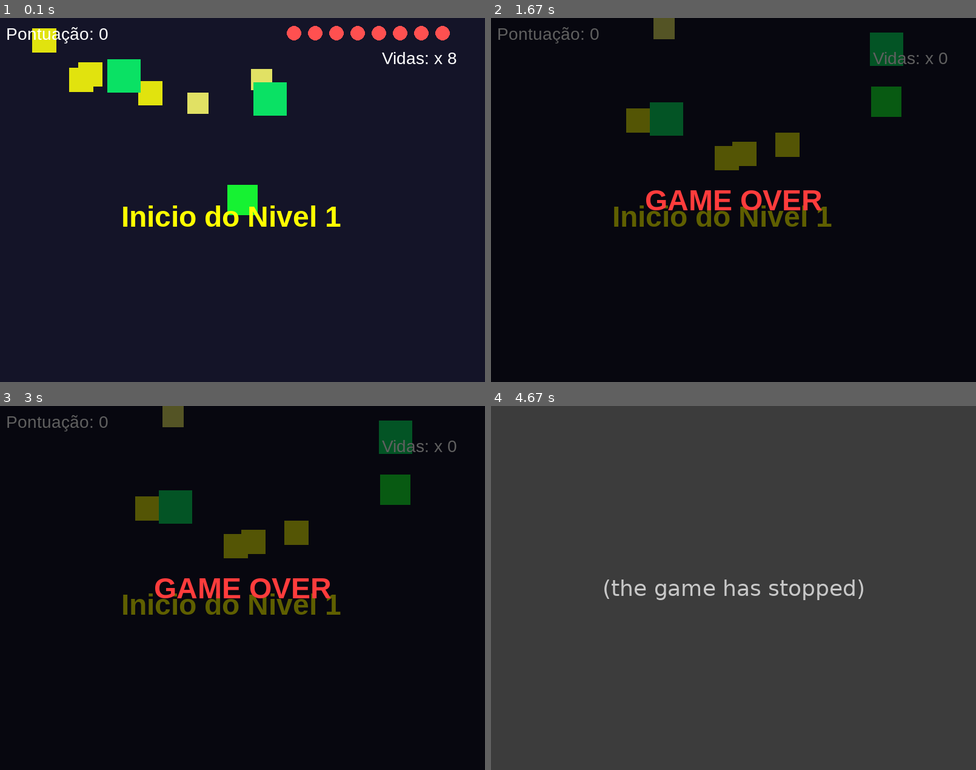
Above: before the commit, frames 1-4 (two rows, left to right).
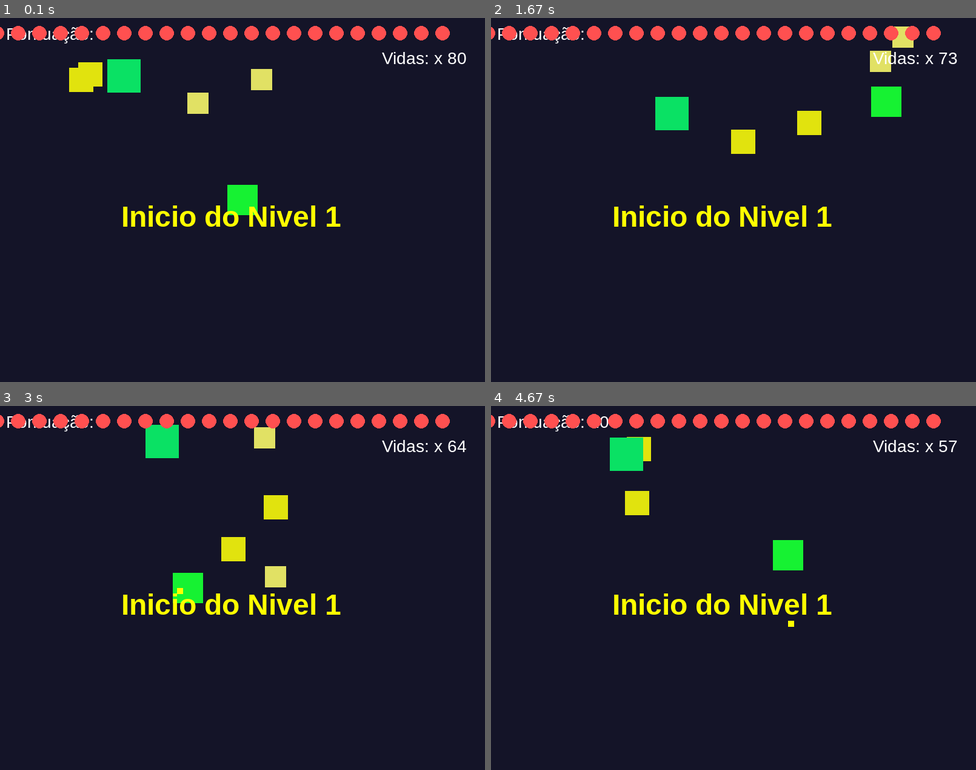
Above: after the commit, the same moments.

Repository: oBrittop/Novas-tecnologias-Python
Game: pygame game, started from pygame/05.py
The game is run twice, just before and just after one commit, with the same random seed, the same clock (stepped at 60 frames per second) and the same inputs.
Inputs:
- Up to frame 1 (0.1 s): no input
- Up to frame 2 (1.67 s): tap Space at 0.33 s; hold Right 0.67-1.13 s; hold Up 1.17-1.47 s
- Up to frame 3 (3 s): hold Left 2-2.53 s; hold Down 2.57-2.87 s; hold Left from 2.9 s (still down); tap Space at 2.97 s
- Up to frame 4 (4.67 s): tap Space at 3.27, 3.4, 3.8, 4.1, 4.47 s; release Left at 3.3 s; hold Up 3.33-3.7 s; hold Right 3.73-4.37 s; hold Down from 4.4 s (still down)

The runs differ from the first frame. In frame 1, 2.4% of the frame differs, in the area x 0-97%, y 2-27%; in frame 2, 100%; in frame 3, 100%; in frame 4, 100%, in the area x 0-100%, y 0-100%.
Before the commit the program exited at 4.52 s; later frames show no game.

Commit message:
feat: novo arquivo (desafio_revisao), atividade de manupulação e organização de dados em dicionarios

Diff:
--- /dev/null
+++ b/desafio_revisao/06.py
@@ -0,0 +1,148 @@
+notas_brutas = [
+    {"aluno": "Ana",
+     "materia": "Matematica",
+     "nota": 8.5},
+    {"aluno": "Carlos", "materia": "Fisica", "nota": 6.0},
+    {"aluno": "Beatriz", "materia": "Quimica", "nota": 9.0},
+    {"aluno": "Joao", "materia": "Historia", "nota": 7.5},
+    {"aluno": "Mariana", "materia": "Biologia", "nota": 8.0},
+    {"aluno": "Pedro", "materia": "Matematica", "nota": 5.5},
+    {"aluno": "Lucas", "materia": "Fisica", "nota": 7.0},
+    {"aluno": "Julia", "materia": "Quimica", "nota": 6.5},
+    {"aluno": "Rafael", "materia": "Historia", "nota": 9.5},
+    {"aluno": "Sofia", "materia": "Biologia", "nota": 10.0},
+    {"aluno": "Ana", "materia": "Fisica", "nota": 9.0},
+    {"aluno": "Carlos", "materia": "Matematica", "nota": 4.5},
+    {"aluno": "Beatriz", "materia": "Matematica", "nota": 7.0},
+    {"aluno": "Joao", "materia": "Quimica", "nota": 5.0},
+    {"aluno": "Mariana", "materia": "Historia", "nota": 8.5},
+    {"aluno": "Pedro", "materia": "Biologia", "nota": 6.0},
+    {"aluno": "Lucas", "materia": "Matematica", "nota": 8.0},
+    {"aluno": "Julia", "materia": "Fisica", "nota": 7.5},
+    {"aluno": "Rafael", "materia": "Quimica", "nota": 8.0},
+    {"aluno": "Sofia", "materia": "Historia", "nota": 9.0},
+    {"aluno": "Ana", "materia": "Matematica", "nota": 7.5},
+    {"aluno": "Carlos", "materia": "Fisica", "nota": 3.0},
+    {"aluno": "Beatriz", "materia": "Fisica", "nota": 8.0},
+    {"aluno": "Joao", "materia": "Matematica", "nota": 6.5},
+    {"aluno": "Mariana", "materia": "Quimica", "nota": 9.5},
+    {"aluno": "Pedro", "materia": "Historia", "nota": 4.0},
+    {"aluno": "Lucas", "materia": "Biologia", "nota": 7.0},
+    {"aluno": "Julia", "materia": "Matematica", "nota": 8.5},
+    {"aluno": "Rafael", "materia": "Fisica", "nota": 6.0},
+    {"aluno": "Sofia", "materia": "Quimica", "nota": 9.5},
+    {"aluno": "Ana", "materia": "Matematica", "nota": 4.0},
+    {"aluno": "Carlos", "materia": "Matematica", "nota": 5.0},
+    {"aluno": "Beatriz", "materia": "Historia", "nota": 7.5},
+    {"aluno": "Joao", "materia": "Biologia", "nota": 8.0},
+    {"aluno": "Mariana", "materia": "Matematica", "nota": 6.0},
+    {"aluno": "Pedro", "materia": "Fisica", "nota": 5.5},
+    {"aluno": "Lucas", "materia": "Quimica", "nota": 9.0},
+    {"aluno": "Julia", "materia": "Historia", "nota": 8.0},
+    {"aluno": "Rafael", "materia": "Biologia", "nota": 7.5},
+    {"aluno": "Sofia", "materia": "Matematica", "nota": 10.0},
+    {"aluno": "Ana", "materia": "Quimica", "nota": 8.0},
+    {"aluno": "Carlos", "materia": "Historia", "nota": 6.5},
+    {"aluno": "Beatriz", "materia": "Biologia", "nota": 9.5},
+    {"aluno": "Joao", "materia": "Fisica", "nota": 7.0},
+    {"aluno": "Mariana", "materia": "Matematica", "nota": 7.5},
+    {"aluno": "Pedro", "materia": "Quimica", "nota": 6.0},
+    {"aluno": "Lucas", "materia": "Historia", "nota": 8.5},
+    {"aluno": "Julia", "materia": "Biologia", "nota": 9.0},
+    {"aluno": "Rafael", "materia": "Matematica", "nota": 5.0},
+    {"aluno": "Sofia", "materia": "Fisica", "nota": 8.5},
+    {"aluno": "Ana", "materia": "Historia", "nota": 9.0},
+    {"aluno": "Carlos", "materia": "Biologia", "nota": 5.5},
+    {"aluno": "Beatriz", "materia": "Matematica", "nota": 8.5},
+    {"aluno": "Joao", "materia": "Quimica", "nota": 6.0},
+    {"aluno": "Mariana", "materia": "Fisica", "nota": 8.0},
+    {"aluno": "Pedro", "materia": "Historia", "nota": 7.0},
+    {"aluno": "Lucas", "materia": "Biologia", "nota": 7.5},
+    {"aluno": "Julia", "materia": "Matematica", "nota": 6.5},
+    {"aluno": "Rafael", "materia": "Quimica", "nota": 9.0},
+    {"aluno": "Sofia", "materia": "Historia", "nota": 10.0},
+    {"aluno": "Ana", "materia": "Biologia", "nota": 8.5},
+    {"aluno": "Carlos", "materia": "Quimica", "nota": 4.0},
+    {"aluno": "Beatriz", "materia": "Fisica", "nota": 7.0},
+    {"aluno": "Joao", "materia": "Historia", "nota": 8.5},
+    {"aluno": "Mariana", "materia": "Biologia", "nota": 9.0},
+    {"aluno": "Pedro", "materia": "Matematica", "nota": 6.5},
+    {"aluno": "Lucas", "materia": "Fisica", "nota": 8.0},
+    {"aluno": "Julia", "materia": "Quimica", "nota": 7.0},
+    {"aluno": "Rafael", "materia": "Historia", "nota": 6.0},
+    {"aluno": "Sofia", "materia": "Biologia", "nota": 9.5},
+    {"aluno": "Ana", "materia": "Matematica", "nota": 9.5},
+    {"aluno": "Carlos", "materia": "Fisica", "nota": 5.0},
+    {"aluno": "Beatriz", "materia": "Quimica", "nota": 8.0},
+    {"aluno": "Joao", "materia": "Matematica", "nota": 7.0},
+    {"aluno": "Mariana", "materia": "Historia", "nota": 8.5},
+    {"aluno": "Pedro", "materia": "Biologia", "nota": 5.0},
+    {"aluno": "Lucas", "materia": "Matematica", "nota": 9.0},
+    {"aluno": "Julia", "materia": "Fisica", "nota": 8.5},
+    {"aluno": "Rafael", "materia": "Quimica", "nota": 7.5},
+    {"aluno": "Sofia", "materia": "Historia", "nota": 9.0},
+    {"aluno": "Ana", "materia": "Fisica", "nota": 8.0},
+    {"aluno": "Carlos", "materia": "Matematica", "nota": 6.0},
+    {"aluno": "Beatriz", "materia": "Matematica", "nota": 9.0},
+    {"aluno": "Joao", "materia": "Quimica", "nota": 5.5},
+    {"aluno": "Mariana", "materia": "Fisica", "nota": 7.0},
+    {"aluno": "Pedro", "materia": "Historia", "nota": 6.5},
+    {"aluno": "Lucas", "materia": "Biologia", "nota": 8.0},
+    {"aluno": "Julia", "materia": "Matematica", "nota": 7.5},
+    {"aluno": "Rafael", "materia": "Fisica", "nota": 8.0},
+    {"aluno": "Sofia", "materia": "Quimica", "nota": 10.0},
+    {"aluno": "Ana", "materia": "Quimica", "nota": 9.0},
+    {"aluno": "Carlos", "materia": "Historia", "nota": 4.5},
+    {"aluno": "Beatriz", "materia": "Biologia", "nota": 8.5},
+    {"aluno": "Joao", "materia": "Fisica", "nota": 6.5},
+    {"aluno": "Mariana", "materia": "Matematica", "nota": 9.0},
+    {"aluno": "Pedro", "materia": "Quimica", "nota": 5.5},
+    {"aluno": "Lucas", "materia": "Historia", "nota": 7.0},
+    {"aluno": "Julia", "materia": "Biologia", "nota": 8.0},
+    {"aluno": "Rafael", "materia": "Matematica", "nota": 6.5},
+    {"aluno": "Sofia", "materia": "Fisica", "nota": 9.5}
+]
+
+def media(notas,qtde_prova):
+    for n in notas:
+        n += n
+        nota_media = (n/qtde_prova)
+
+boletins = {
+    "Ana" : {
+        "medias_dis":{
+            "matematica": 0.0,
+            "fisica" : 0.0
+        },
+        "media_geral":0.0,
+        "status":"aproavdo"
+    }
+}
+    # {"aluno": "Ana",
+    #  "materia": "Matematica",
+    #  "nota": 8.5},
+
+
+for n in notas_brutas:
+    nome_aluno = n["aluno"]
+    if nome_aluno in n["aluno"]:
+        #daqui pra baixo e para guardar a qtde de prova por materia
+        dic_materias={
+                     "Matematica": 0,
+                     "Fisica": 0,
+                     "Biologia": 0,
+                      "Quimica": 0,
+                     "Historia": 0
+            }
+        for materia in dic_materias:
+                if n["materia"] == materia:
+                    qtde_prova += 1
+        media = media(n["nota"], qtde_prova)
+
+
+
+        medias_diciplinas = {
+            "media" : media,
+
+
+        }
--- a/pygame/05.py
+++ b/pygame/05.py
@@ -117,7 +117,7 @@
     1: {
         "vel_min" : 2,
         "vel_max" :3,
-        "quantidade_inimigos": 2
+        "quantidade_inimigos": 1
 
     },
     2: {
@@ -139,18 +139,18 @@
 jogador = Jogador(375, 275, "direita")
 inimigos = [#x, y, velocidade,
     Inimigo(random.randint(0, 750), random.randint(0, 100), random.randint(2, 4))
-    for _ in range(4)
+    for _ in range(2)
 ]
 
 # lista inimigos_rapidos por isso (adiciona os rápidos na lista principal)
 for _ in range(2):
     inimigos.append(InimigoRapido(random.randint(0, 750), random.randint(0, 100), random.randint(6, 9)))
 
-for _ in range(2):
+for _ in range(1):
     inimigos.append(InimigoBig(random.randint(0, 750), random.randint(0, 100), random.randint(1, 3)))
 
 
-estado = {"pontuacao": 0, "vidas": 8, "rodando": True}
+estado = {"pontuacao": 0, "vidas": 80, "rodando": True}
 timer_spawn = 0
 balas_no_jogo =[]
 while estado["rodando"]:
@@ -187,7 +187,7 @@
     if estado["pontuacao"] < 500:#Nivel 1
         timer_spawn += 1
         for n in range(conf_level[1]["quantidade_inimigos"]):
-            if timer_spawn % 270 == 0:
+            if timer_spawn % 470 == 0:
                 inimigos.append(Inimigo(random.randint(0, 750), 0, random.randint(conf_level[1]["vel_min"], conf_level[1]["vel_max"])))
                 #inimigos.append(InimigoRapido(random.randint(0, 750), 0, random.randint(6, 7)))
 
--- a/revisao/03.py
+++ b/revisao/03.py
@@ -1,12 +1,12 @@
 class Usuario:
-    def __init__(self, id, nome, email):
-        self.__id = id
+    def __init__(self, iid, nome, email):
+        self.__iid = iid
         self.nome = nome
         self.email = email
 # --- GETTERS ---
     @property
-    def id(self):
-        return self.__id
+    def iid(self):
+        return self.__iid
 
     @property
     def nome(self):
@@ -28,7 +28,7 @@
             self.__email = novo_email
         else:
             print(f"\nErro: E-mail '{novo_email}' inválido!")
-            print(f"Problema com datastro id:{self.id}")
+            print(f"Problema com datastro id:{self.iid}")
             self.__email = "INVALIDO!"
 class GerenciadorUsuario:
     def __init__(self):
@@ -40,7 +40,7 @@
 
     def remover_usuario_por_id(self, id_busca):
         tamanho_original = len(self.lista)
-        self.lista = [u for u in self.lista if u.id != id_busca]
+        self.lista = [u for u in self.lista if u.iid != id_busca]
         if len(self.lista) < tamanho_original:
             print("Id removido com sucesso")
         else:
@@ -49,7 +49,7 @@
     def listar_usuarios(self):
         print("--Lista de Usuarios")
         for n in self.lista:
-            print(f"Id: {n.id}\nNome:{n.nome}\nEmail:{n.email}")
+            print(f"Id: {n.iid}\nNome:{n.nome}\nEmail:{n.email}")
             print("-----------------------------")
 gerenciador = GerenciadorUsuario()
 user1 = Usuario(1, "Gustavo", "gusta@email.com")
